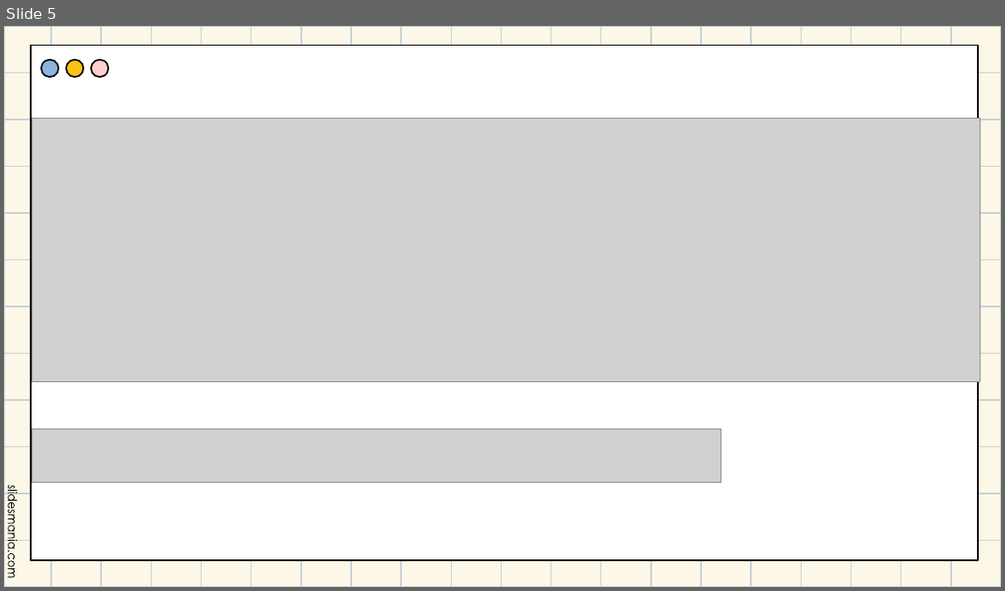
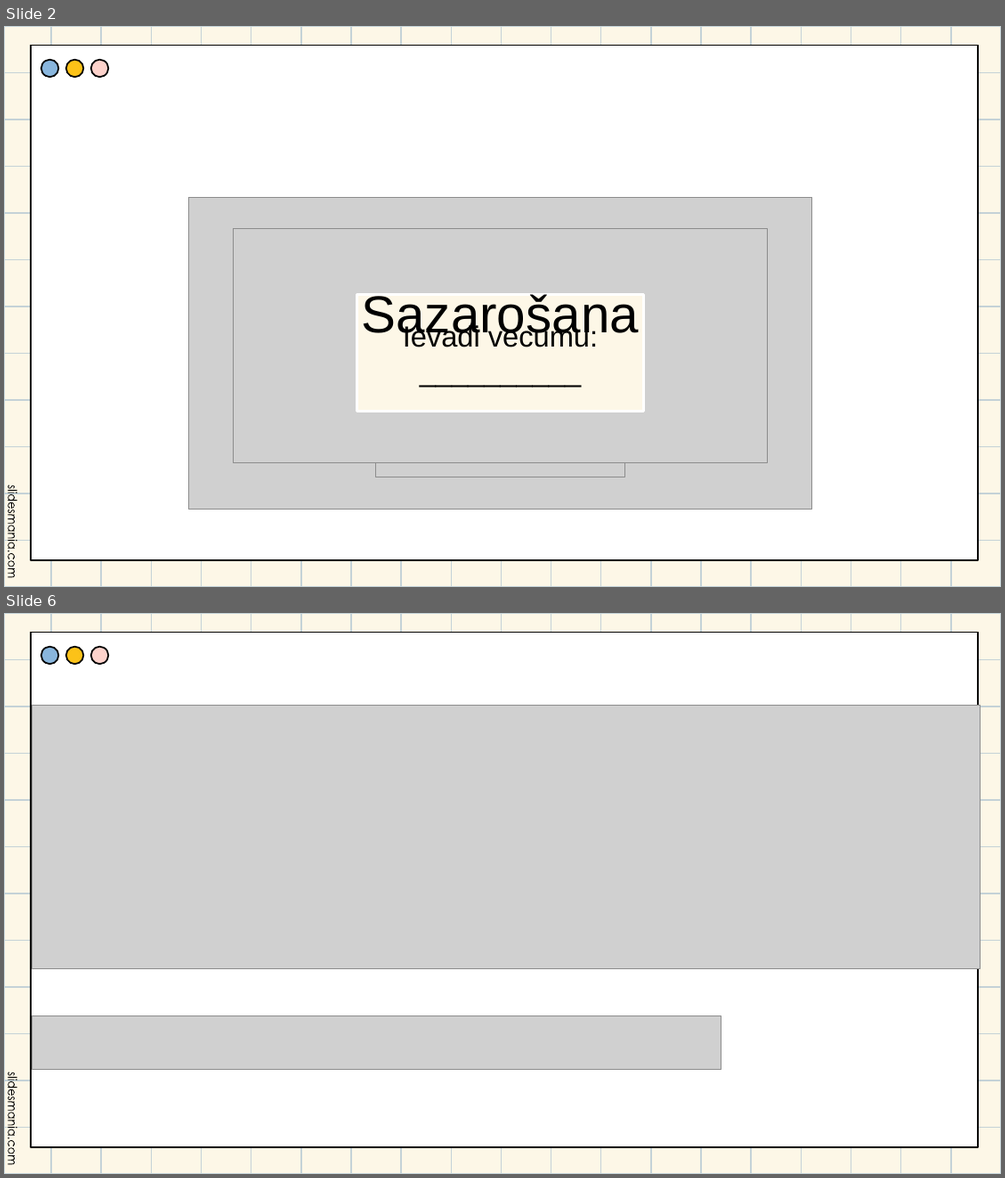
Before and after one commit to ElinaKraine/Sazarojumas-Konstrukcijas, a slide deck: prezentacija un uml/Kraine_Sazarojuma-konstrukcijas.pptx. Shown one above the other, each under a label of ours: slide 5 before the commit, slides 2 and 6 after it; the slides between them are not shown. The pictures are 1005x591 and 1005x1178 pixels, drawn with LibreOffice and Linux fonts; fonts in the diff are those of the drawing; grey boxes stand for pictures. Boxes give left, top, right and bottom in pixels: in the first picture for what was removed or moved away, otherwise in the second. Text is boxed around its words. In the diff, an @@ line names an element or a change of style, - is before the commit and + after.

```diff
--- a/prezentacija un uml/Kraine_Sazarojuma-konstrukcijas.pptx
+++ b/prezentacija un uml/Kraine_Sazarojuma-konstrukcijas.pptx
@@ slide 2 added at (4,26,1001,587), background #FDF7E7; not listed: 6 template elements that a slide beside it also shows @@
@@ picture added at (189,197,811,509) @@
@@ picture added at (233,229,767,462) @@
@@ picture added at (376,229,624,477) @@
@@ title added at (362,291,639,342), 50 pt, text #000000 @@
+Sazarošana
@@ rectangle added at (357,295,643,411), fill #FDF7E7, outline #FFFFFF 2 pt, 28 pt, text #000000 @@
+Ievadi vecumu:
+__________
@@ what was slide 5 is now slide 6 @@
```
Also in this commit, not shown: 5 slides changed, 2 other slides added, 2 other files.
